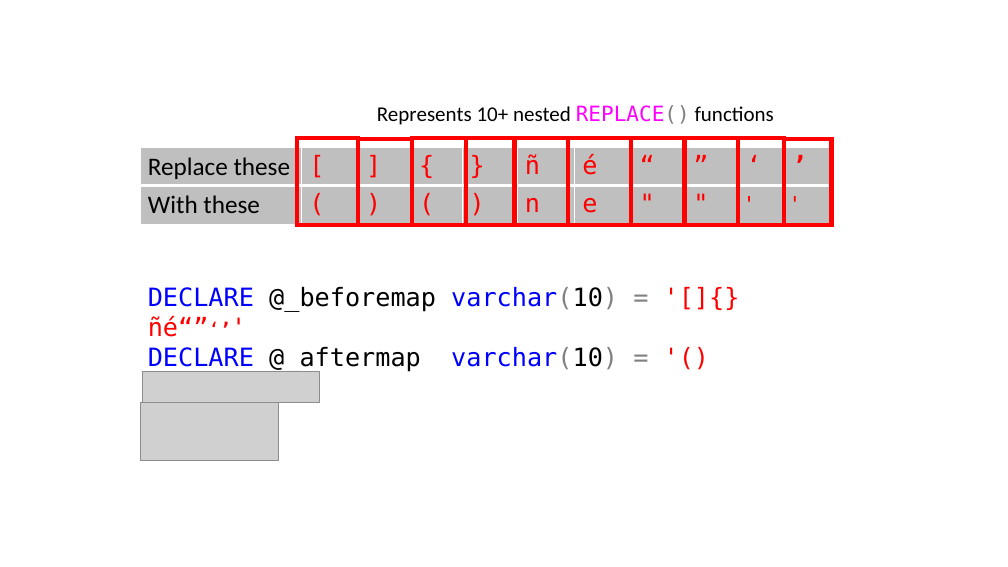
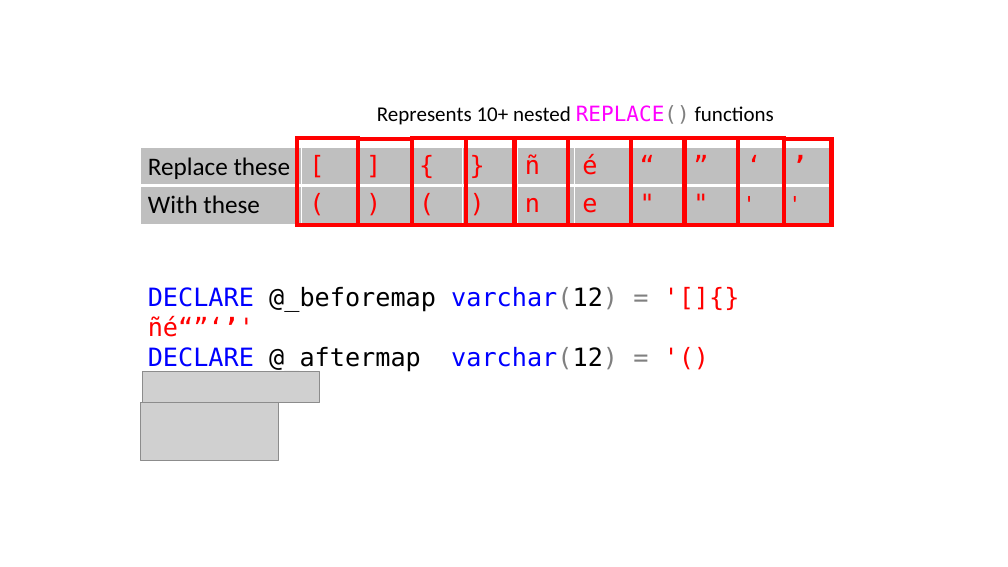
Before and after one commit to jbfoushee/MyPresentations, a slide deck: slide 5 of TSQL_Translate_Operator/TSQL Translate.pptx. Drawn at 1008x567 pixels with LibreOffice and Linux fonts; fonts in the diff are those of the drawing; grey boxes stand for pictures. Boxes give left, top, right and bottom in pixels: in the first picture for what was removed or moved away, otherwise in the second. Text is boxed around its words. In the diff, an @@ line names an element or a change of style, - is before the commit and + after.

```diff
--- a/TSQL_Translate_Operator/TSQL Translate.pptx
+++ b/TSQL_Translate_Operator/TSQL Translate.pptx
@@ text at (148,287,618,403): text changed @@
-DECLARE @_beforemap varchar(10) = '[]{}ñé“”‘’'
-DECLARE @_aftermap varchar(10) = '()()ne""'''''
+DECLARE @_beforemap varchar(12) = '[]{}ñé“”‘’'
+DECLARE @_aftermap varchar(12) = '()()ne""'''''
```
Also in this commit, not shown: 2 other files.
